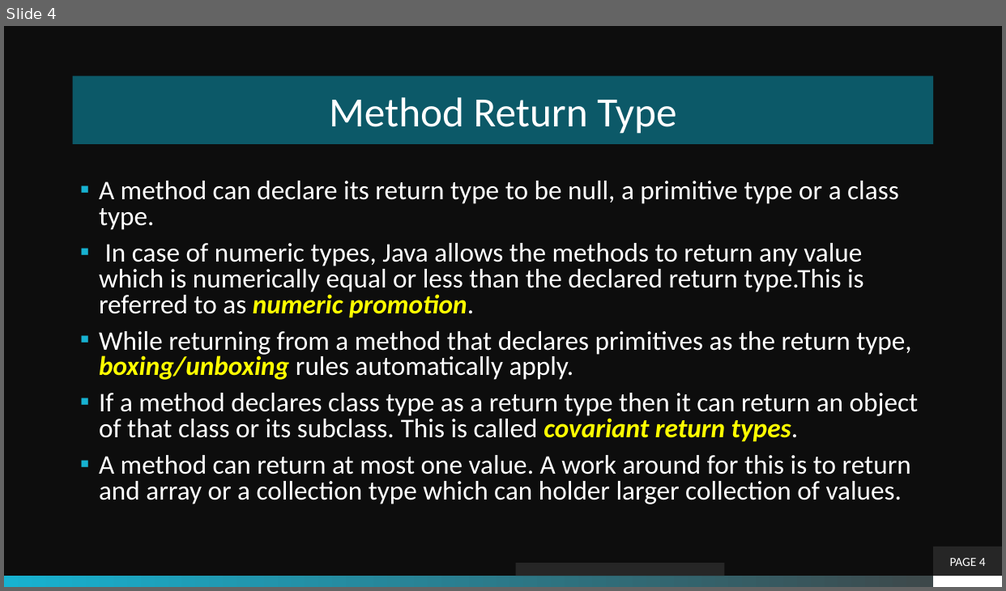
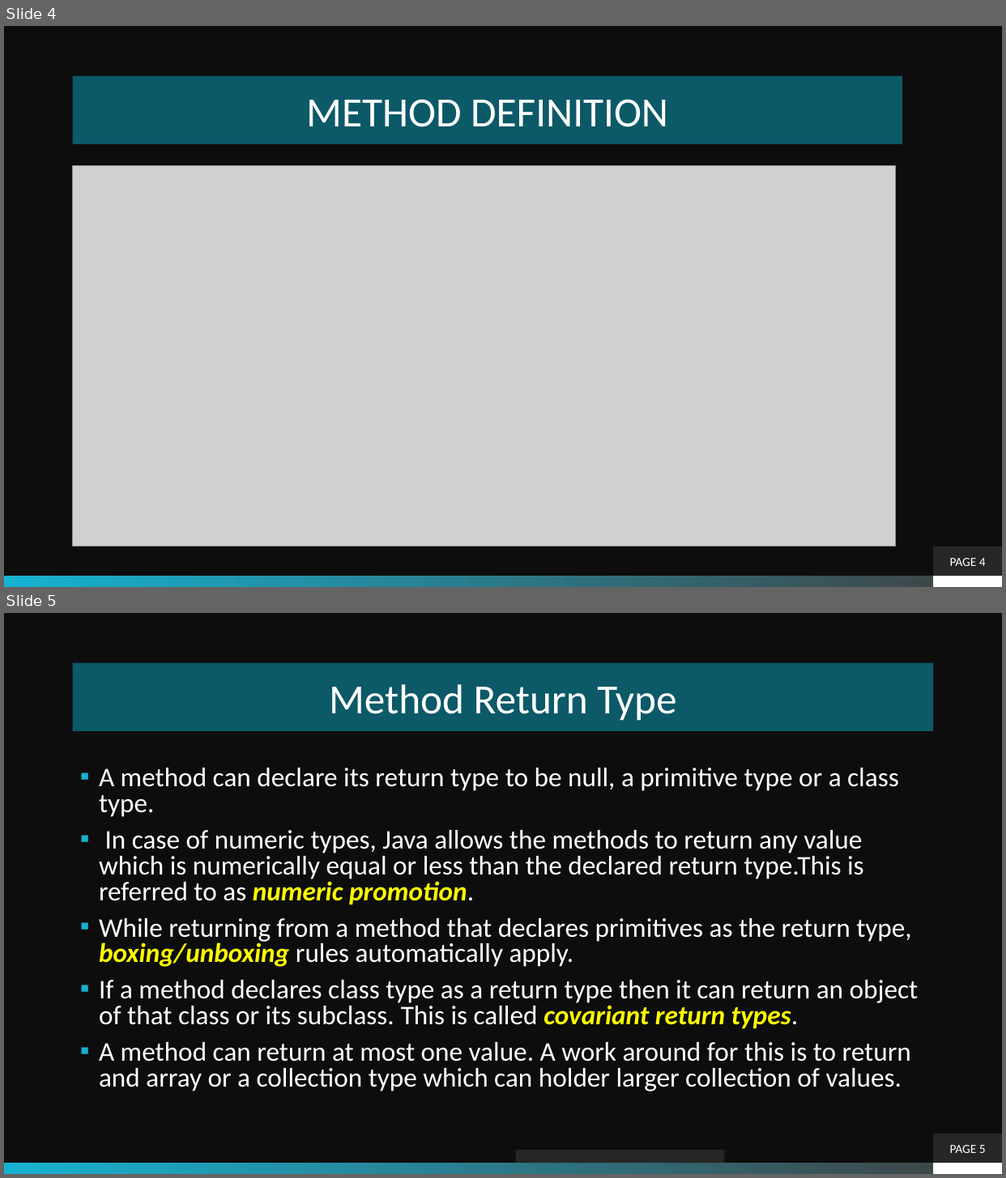
Before and after one commit to theLeonidas/Courses, a slide deck: courseMaterial/Objective-7-Using Methods/Methods.pptx. Shown one above the other, each under a label of ours: slide 4 before the commit, slides 4 and 5 after it. The pictures are 1006x591 and 1006x1178 pixels, drawn with LibreOffice and Linux fonts; fonts in the diff are those of the drawing; grey boxes stand for pictures; background and template pictures are left out. Boxes give left, top, right and bottom in pixels: in the first picture for what was removed or moved away, otherwise in the second. Text is boxed around its words. In the diff, an @@ line names an element or a change of style, - is before the commit and + after.

```diff
--- a/courseMaterial/Objective-7-Using Methods/Methods.pptx
+++ b/courseMaterial/Objective-7-Using Methods/Methods.pptx
@@ slide 4 added at (4,26,1002,587), background picture (left out); not listed: 2 template elements that a slide beside it also shows @@
@@ title added at (73,76,902,144), fill #0C5968, 40 pt, text #FFFFFF @@
+METHOD DEFINITION
@@ picture added at (73,166,897,547) @@
@@ page number added at (934,547,1002,576), fill #262626, 12 pt, text #FFFFFF @@
+PAGE 4
@@ what was slide 4 is now slide 5 @@
@@ page number at (950,1145,986,1153): text changed @@
-PAGE 4
+PAGE 5
```
Also in this commit, not shown: 2 slides changed, 31 other files.
